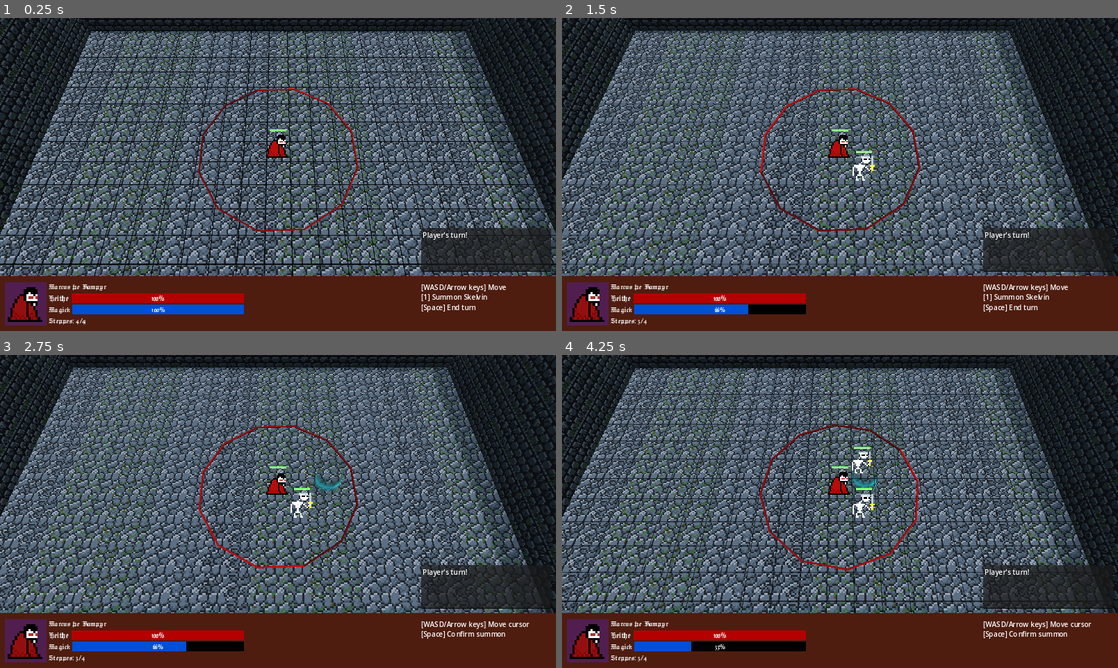
Above: before the commit, frames 1-4 (two rows, left to right).
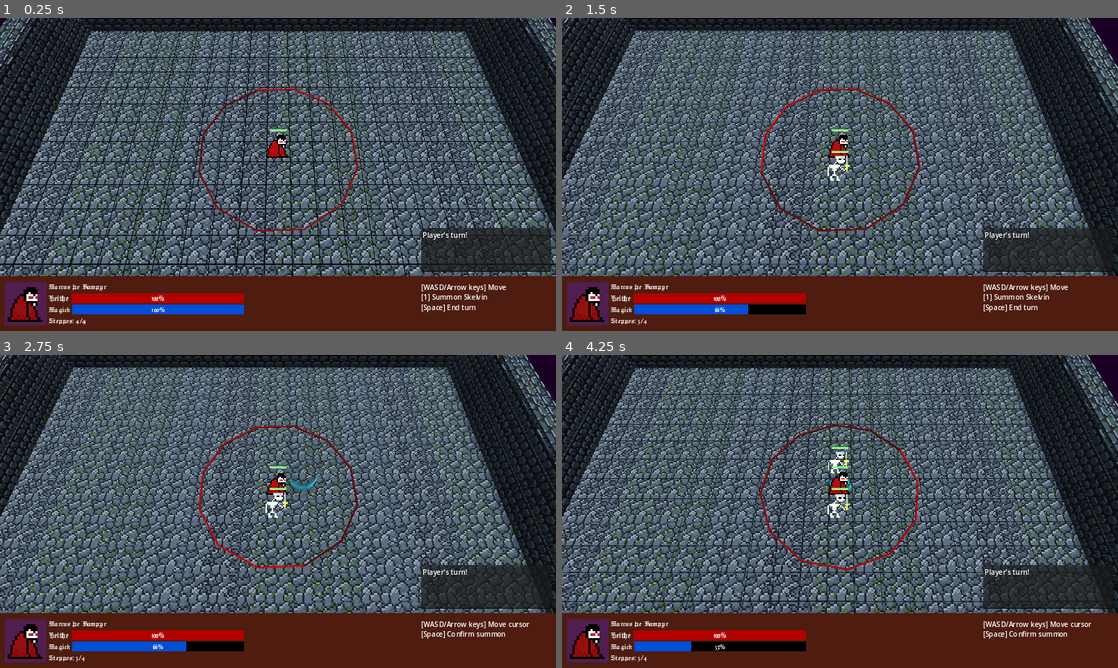
Above: after the commit, the same moments.

Repository: FlamingRat/ldjam55
Game: Godot game, scene res://levels/overworld.tscn
Two runs of this game, one before a commit and one after it. Both use one fixed random seed, a clock stepped at 60 frames per second and the inputs below.
Inputs:
- Up to frame 1 (0.25 s): no input
- Up to frame 2 (1.5 s): hold D (move_right) 0.53-1.28 s; tap 1 (summon1) at 0.6 s; hold S (move_down) from 1.28 s (still down); tap Space (confirm) at 1.35 s
- Up to frame 3 (2.75 s): tap 1 (summon1) at 1.55, 2.1 s; release S (move_down) at 2.03 s; hold D (move_right) from 2.03 s (still down)
- Up to frame 4 (4.25 s): release D (move_right) at 2.78 s; hold W (move_up) 2.78-3.53 s; tap 1 (summon1) at 2.85, 3.8 s; hold A (move_left) from 3.53 s (still down); tap Space (confirm) at 3.6 s

The runs differ from the first frame. In frame 1, 2.9% of the frame differs, in the area x 0-100%, y 0-83%; in frame 2, 3.8%; in frame 3, 3.9%; in frame 4, 4.3%.

Commit message:
Add boundaries

Diff:
--- a/common/character_movement_controller.gd
+++ b/common/character_movement_controller.gd
@@ -61,7 +61,14 @@
 		printerr('Warn: Collision detector missing at ', self)
 		return true
 
-	collision_detector.global_position = get_parent().global_position
+	var current_pos = get_parent().global_position
+	if abs((current_pos + direction).x) > GlobalEvents.level_size.x / 2:
+		return false
+
+	if abs((current_pos + direction).z) > GlobalEvents.level_size.y / 2:
+		return false
+
+	collision_detector.global_position = current_pos
 	collision_detector.target_position = direction * 1.25
 	var collisions = []
 	collision_detector.force_raycast_update()
--- a/global_events.gd
+++ b/global_events.gd
@@ -15,6 +15,7 @@
 signal attack(attacker: AttackRange, health: Health)
 
 
+var level_size = Vector2(21, 15)
 var timer = TURN_TIME
 var units = []
 var current_turn: int = 0
--- a/levels/overworld.tscn
+++ b/levels/overworld.tscn
@@ -12,8 +12,9 @@
 [ext_resource type="AudioStream" uid="uid://74t3jhdm6qg8" path="res://ui/sound/vampeta_music.mp3" id="11_hqhkr"]
 
 [sub_resource type="ProceduralSkyMaterial" id="ProceduralSkyMaterial_c5vxg"]
+sky_top_color = Color(0.384314, 0.454902, 0.54902, 1)
 sky_horizon_color = Color(0.64625, 0.65575, 0.67075, 1)
-ground_bottom_color = Color(0.0470588, 0.0117647, 0.027451, 1)
+ground_bottom_color = Color(0.101961, 0.0117647, 0.129412, 1)
 
 [sub_resource type="Sky" id="Sky_dv2l5"]
 sky_material = SubResource("ProceduralSkyMaterial_c5vxg")
@@ -97,7 +98,7 @@
 
 [sub_resource type="PlaneMesh" id="PlaneMesh_nlgnt"]
 material = SubResource("StandardMaterial3D_3tuhe")
-size = Vector2(100, 50)
+size = Vector2(21, 15)
 
 [sub_resource type="StandardMaterial3D" id="StandardMaterial3D_hqs35"]
 albedo_texture = ExtResource("9_5nfgd")
@@ -108,7 +109,11 @@
 
 [sub_resource type="BoxMesh" id="BoxMesh_4ghgy"]
 material = SubResource("StandardMaterial3D_hqs35")
-size = Vector3(21, 10, 1)
+size = Vector3(21, 2.1, 1)
+
+[sub_resource type="BoxMesh" id="BoxMesh_bkh12"]
+material = SubResource("StandardMaterial3D_hqs35")
+size = Vector3(15, 0.1, 1)
 
 [sub_resource type="FastNoiseLite" id="FastNoiseLite_2er3p"]
 
@@ -128,7 +133,7 @@
 
 [sub_resource type="BoxMesh" id="BoxMesh_1s0rp"]
 material = SubResource("StandardMaterial3D_8u3rw")
-size = Vector3(1, 10, 15)
+size = Vector3(1, 2, 15)
 
 [node name="Overworld" type="Node3D"]
 
@@ -184,15 +189,25 @@
 mesh = SubResource("PlaneMesh_nlgnt")
 
 [node name="Backwall" type="MeshInstance3D" parent="."]
-transform = Transform3D(1, 0, 0, 0, 1, 0, 0, 0, 1, 0, 5, -8)
+transform = Transform3D(1, 0, 0, 0, 1, 0, 0, 0, 1, 0, 1.05, -8)
 mesh = SubResource("BoxMesh_4ghgy")
 
+[node name="RightWallTop" type="MeshInstance3D" parent="."]
+transform = Transform3D(-4.37114e-08, 0, 1, 0, 1, 0, -1, 0, -4.37114e-08, 11, 2.1, 0)
+mesh = SubResource("BoxMesh_bkh12")
+skeleton = NodePath("../Backwall")
+
+[node name="LeftWallTop" type="MeshInstance3D" parent="."]
+transform = Transform3D(-4.37114e-08, 0, 1, 0, 1, 0, -1, 0, -4.37114e-08, -11, 2.1, 0)
+mesh = SubResource("BoxMesh_bkh12")
+skeleton = NodePath("../Backwall")
+
 [node name="Leftwall" type="MeshInstance3D" parent="."]
-transform = Transform3D(1, 0, 0, 0, 1, 0, 0, 0, 1, -11, 5, 0)
+transform = Transform3D(1, 0, 0, 0, 1, 0, 0, 0, 1, -11, 1, 0)
 mesh = SubResource("BoxMesh_1s0rp")
 
 [node name="Rightwall" type="MeshInstance3D" parent="."]
-transform = Transform3D(1, 0, 0, 0, 1, 0, 0, 0, 1, 11, 5, 0)
+transform = Transform3D(1, 0, 0, 0, 1, 0, 0, 0, 1, 11, 1, 0)
 mesh = SubResource("BoxMesh_1s0rp")
 
 [node name="AudioStreamPlayer" type="AudioStreamPlayer" parent="."]
--- a/player/player.gd
+++ b/player/player.gd
@@ -53,7 +53,7 @@
 		return
 
 	GlobalEvents.player_state = GlobalEvents.PlayerState.SUMMONING
-	summons.start_summon(Vector3.RIGHT if movement.facing_right else Vector3.LEFT)
+	summons.start_summon()
 
 
 func summon(pos: Vector3):
--- a/player/summon_controller.gd
+++ b/player/summon_controller.gd
@@ -32,11 +32,11 @@
 		summon_controls[action].call()
 
 
-func start_summon(pos: Vector3):
+func start_summon():
 	frame_lock = true
 	indicator = summon_indicator.instantiate()
 	player.add_child(indicator)
-	indicator.position = pos
+	indicator.position = Vector3.ZERO
 
 
 func up():
@@ -86,8 +86,15 @@
 		printerr('Warn: Summon validator missing at ', self)
 		return true
 
+	var current_pos = indicator.global_position
+	if abs(current_pos.x) > GlobalEvents.level_size.x / 2:
+		return false
+
+	if abs(current_pos.z) > GlobalEvents.level_size.y / 2:
+		return false
+
 	var collisions = []
-	summon_position_validator.global_position = Vector3.DOWN * 5 + indicator.global_position
+	summon_position_validator.global_position = Vector3.DOWN * 5 + current_pos
 	summon_position_validator.force_raycast_update()
 	while summon_position_validator.get_collider():
 		var coll = summon_position_validator.get_collider()
--- a/ui/ui.tscn
+++ b/ui/ui.tscn
@@ -91,14 +91,13 @@
 theme = ExtResource("1_4v333")
 text = "Helthe"
 
-[node name="ProgressBar" type="ProgressBar" parent="ColorRect/HBoxContainer/VBoxContainer/HBoxContainer" node_paths=PackedStringArray("player")]
+[node name="ProgressBar" type="ProgressBar" parent="ColorRect/HBoxContainer/VBoxContainer/HBoxContainer"]
 layout_mode = 2
 size_flags_horizontal = 3
 size_flags_vertical = 1
 theme = ExtResource("1_4v333")
 value = 100.0
 script = ExtResource("4_vh3si")
-player = NodePath("")
 
 [node name="HBoxContainer2" type="HBoxContainer" parent="ColorRect/HBoxContainer/VBoxContainer"]
 layout_mode = 2
@@ -110,7 +109,7 @@
 theme = ExtResource("1_4v333")
 text = "Magick"
 
-[node name="ProgressBar" type="ProgressBar" parent="ColorRect/HBoxContainer/VBoxContainer/HBoxContainer2" node_paths=PackedStringArray("player")]
+[node name="ProgressBar" type="ProgressBar" parent="ColorRect/HBoxContainer/VBoxContainer/HBoxContainer2"]
 layout_mode = 2
 size_flags_horizontal = 3
 size_flags_vertical = 1
@@ -118,19 +117,17 @@
 theme_override_styles/fill = SubResource("StyleBoxFlat_g1nvi")
 value = 100.0
 script = ExtResource("5_81i4v")
-player = NodePath("")
 
 [node name="HBoxContainer3" type="HBoxContainer" parent="ColorRect/HBoxContainer/VBoxContainer"]
 layout_mode = 2
 
-[node name="StepsIndicator" type="Label" parent="ColorRect/HBoxContainer/VBoxContainer/HBoxContainer3" node_paths=PackedStringArray("player")]
+[node name="StepsIndicator" type="Label" parent="ColorRect/HBoxContainer/VBoxContainer/HBoxContainer3"]
 custom_minimum_size = Vector2(50, 0)
 layout_mode = 2
 size_flags_vertical = 3
 theme = ExtResource("1_4v333")
 text = "Steppes: 4/4"
 script = ExtResource("6_jysce")
-player = NodePath("")
 
 [node name="Justify" type="Control" parent="ColorRect/HBoxContainer"]
 layout_mode = 2
Not shown: 1 places in enemies/badgy.tscn that only renumber resources
Not shown: 1 places in levels/overworld.tscn that only renumber resources
Not shown: 1 places in summons/skelvin.tscn that only renumber resources
Not shown: 1 places in ui/ui.tscn that only renumber resources
